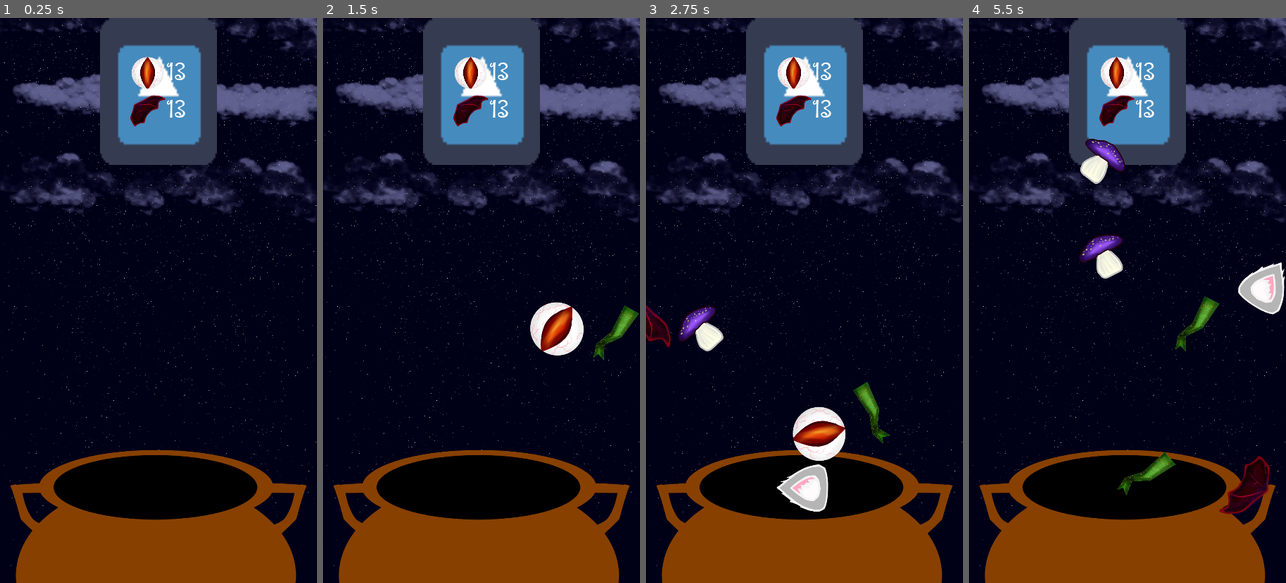
Above: before the commit, frames 1-4 (left to right).
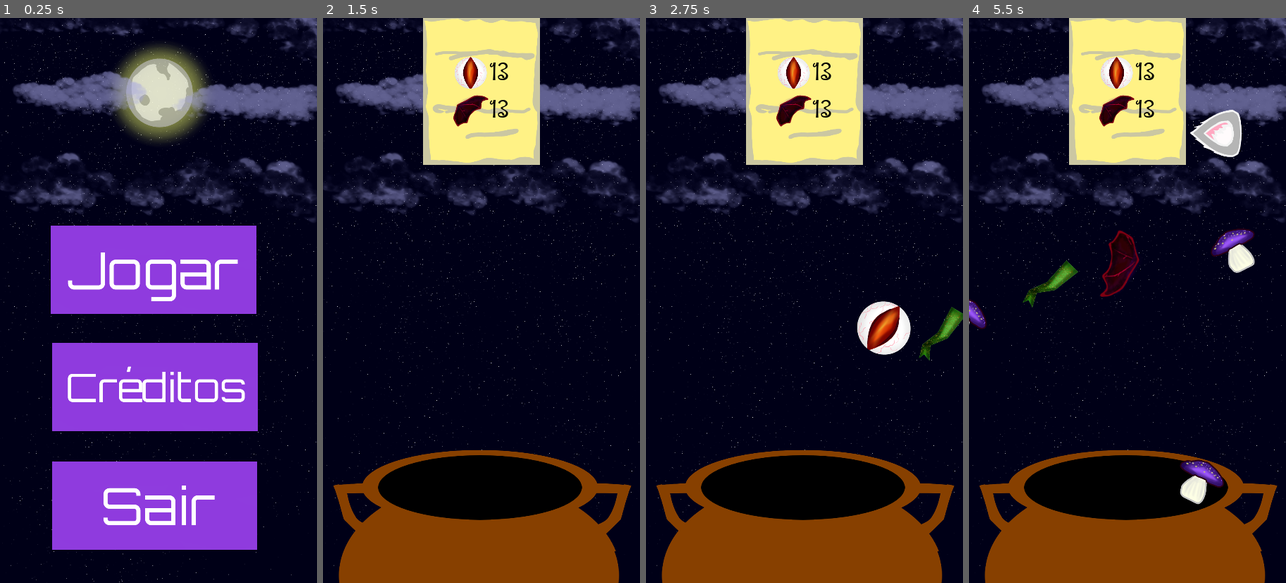
Above: after the commit, the same moments.

Repository: GamuxUnicamp/LGJ-2019
Game: Godot game, scene res://Main.tscn
Same seed, same stepped clock (60 frames per second), same inputs: the game is played once before the commit and once after it. Before the commit the project starts from res://scenes/Game.tscn. The engine's default icon, where the game draws it, is replaced by a stand-in: a white triangle on a blue panel in a dark square.
Inputs (mouse positions are in pixels of both pictures, inside the frame that each line leads up to):
- Up to frame 1 (0.25 s): no input
- Up to frame 2 (1.5 s): click (478, 385) at 0.52 s; click (475, 272) at 1.27 s
- Up to frame 3 (2.75 s): click (674, 221) at 2.02 s
- Up to frame 4 (5.5 s): click (1127, 486) at 2.77 s; click (1117, 362) at 3.52 s

The runs differ from the first frame. In frame 1, 47% of the frame differs, in the area x 3-97%, y 0-100%; in frame 2, 11%; in frame 3, 14%; in frame 4, 16%.

Commit message:
Atualização UI

Diff:
--- a/Proj-Godot/Main.tscn
+++ b/Proj-Godot/Main.tscn
@@ -1,7 +1,10 @@
-[gd_scene load_steps=3 format=2]
+[gd_scene load_steps=6 format=2]
 
 [ext_resource path="res://Main.gd" type="Script" id=1]
-[ext_resource path="res://images/fundo.png" type="Texture" id=2]
+[ext_resource path="res://images/fundo_sem_caldeirao.png" type="Texture" id=2]
+[ext_resource path="res://images/botao_jogar.png" type="Texture" id=3]
+[ext_resource path="res://images/botao_creditos.png" type="Texture" id=4]
+[ext_resource path="res://images/botao_sair.png" type="Texture" id=5]
 
 [node name="MainMenu" type="Control"]
 anchor_right = 1.0
@@ -13,13 +16,22 @@
 centered = false
 
 [node name="ButtonPlay" type="TextureButton" parent="."]
-margin_left = 223.795
-margin_top = 709.638
-margin_right = 897.795
-margin_bottom = 1046.64
+margin_left = 173.314
+margin_top = 706.363
+margin_right = 873.314
+margin_bottom = 1006.36
+texture_normal = ExtResource( 3 )
+
+[node name="ButtonCreditos" type="TextureButton" parent="."]
+margin_left = 177.713
+margin_top = 1104.71
+margin_right = 877.713
+margin_bottom = 1404.71
+texture_normal = ExtResource( 4 )
 
 [node name="ButtonQuit" type="TextureButton" parent="."]
-margin_left = 201.181
-margin_top = 1340.02
-margin_right = 870.181
-margin_bottom = 1704.02
+margin_left = 176.764
+margin_top = 1507.42
+margin_right = 876.764
+margin_bottom = 1807.42
+texture_normal = ExtResource( 5 )
--- a/Proj-Godot/project.godot
+++ b/Proj-Godot/project.godot
@@ -16,8 +16,8 @@
 [application]
 
 config/name="Livre Game Jam  2019"
-run/main_scene="res://scenes/Game.tscn"
-config/icon="res://icon.png"
+run/main_scene="res://Main.tscn"
+config/icon="res://icon.jpg"
 
 [display]
 
--- a/Proj-Godot/scenes/Game.tscn
+++ b/Proj-Godot/scenes/Game.tscn
@@ -1,17 +1,18 @@
-[gd_scene load_steps=10 format=2]
+[gd_scene load_steps=11 format=2]
 
 [ext_resource path="res://scenes/Game.gd" type="Script" id=1]
-[ext_resource path="res://images/fundo.png" type="Texture" id=2]
-[ext_resource path="res://music.ogg" type="AudioStream" id=3]
-[ext_resource path="res://icon.png" type="Texture" id=4]
-[ext_resource path="res://fonts/number_preset.tres" type="DynamicFont" id=5]
-[ext_resource path="res://images/dragao.png" type="Texture" id=6]
-[ext_resource path="res://images/cogumelo.png" type="Texture" id=7]
-[ext_resource path="res://fonts/PenguinAttack.ttf" type="DynamicFontData" id=8]
+[ext_resource path="res://music.ogg" type="AudioStream" id=2]
+[ext_resource path="res://images/fundo.png" type="Texture" id=3]
+[ext_resource path="res://images/pergaminho.png" type="Texture" id=4]
+[ext_resource path="res://images/cogumelo.png" type="Texture" id=5]
+[ext_resource path="res://fonts/number_preset.tres" type="DynamicFont" id=6]
+[ext_resource path="res://images/dragao.png" type="Texture" id=7]
+[ext_resource path="res://images/caldeirao.png" type="Texture" id=8]
+[ext_resource path="res://fonts/PenguinAttack.ttf" type="DynamicFontData" id=9]
 
 [sub_resource type="DynamicFont" id=1]
 size = 180
-font_data = ExtResource( 8 )
+font_data = ExtResource( 9 )
 
 [node name="Game" type="Node2D"]
 script = ExtResource( 1 )
@@ -37,6 +38,7 @@
 }
 
 [node name="GUI" type="MarginContainer" parent="."]
+editor/display_folded = true
 margin_right = 1080.0
 margin_bottom = 400.0
 __meta__ = {
@@ -89,7 +91,8 @@
 margin_left = 229.0
 margin_right = 294.0
 margin_bottom = 120.0
-custom_fonts/font = ExtResource( 5 )
+custom_fonts/font = ExtResource( 6 )
+custom_colors/font_color = Color( 0, 0, 0, 1 )
 text = "10"
 
 [node name="Item_2" type="HBoxContainer" parent="GUI/Container/Background/Container"]
@@ -112,8 +115,14 @@
 margin_left = 229.0
 margin_right = 294.0
 margin_bottom = 120.0
-custom_fonts/font = ExtResource( 5 )
+custom_fonts/font = ExtResource( 6 )
+custom_colors/font_color = Color( 0, 0, 0, 1 )
 text = "10"
+
+[node name="CauldronImage" type="Sprite" parent="."]
+position = Vector2( -1.60424, 1312.59 )
+texture = ExtResource( 8 )
+centered = false
 
 [node name="SpawnPoint1" type="Node2D" parent="."]
 position = Vector2( -100, 1200 )
@@ -148,6 +157,7 @@
 margin_bottom = 680.0
 rect_scale = Vector2( 0.5, 0.5 )
 custom_fonts/font = SubResource( 1 )
+custom_colors/font_color = Color( 0, 0, 0, 1 )
 text = "Fase completa :)"
 align = 1
 valign = 1
@@ -163,12 +173,13 @@
 rect_min_size = Vector2( 600, 250 )
 
 [node name="PlayAgain" type="Button" parent="Completed/Container/Background/Container"]
-margin_left = 99.0
+margin_left = 100.0
 margin_top = 50.0
-margin_right = 499.0
+margin_right = 500.0
 margin_bottom = 200.0
 rect_min_size = Vector2( 400, 150 )
-text = "Play Again"
+custom_fonts/font = ExtResource( 6 )
+text = "Replay"
 
 [node name="Tween" type="Tween" parent="Completed"]
 [connection signal="tween_completed" from="Tween" to="." method="_on_Tween_completed"]
Binary file added: Proj-Godot/icon.jpg
Not shown, added: Proj-Godot/icon.jpg.import
Binary file added: Proj-Godot/images/alec.png
Not shown, added: Proj-Godot/images/alec.png.import
Binary file added: Proj-Godot/images/ana.png
Not shown, added: Proj-Godot/images/ana.png.import
Binary file added: Proj-Godot/images/botao_creditos.png
Not shown, added: Proj-Godot/images/botao_creditos.png.import
Binary file added: Proj-Godot/images/botao_jogar.png
Not shown, added: Proj-Godot/images/botao_jogar.png.import
Binary file added: Proj-Godot/images/botao_sair.png
Not shown, added: Proj-Godot/images/botao_sair.png.import
(and 27 more such lines)
